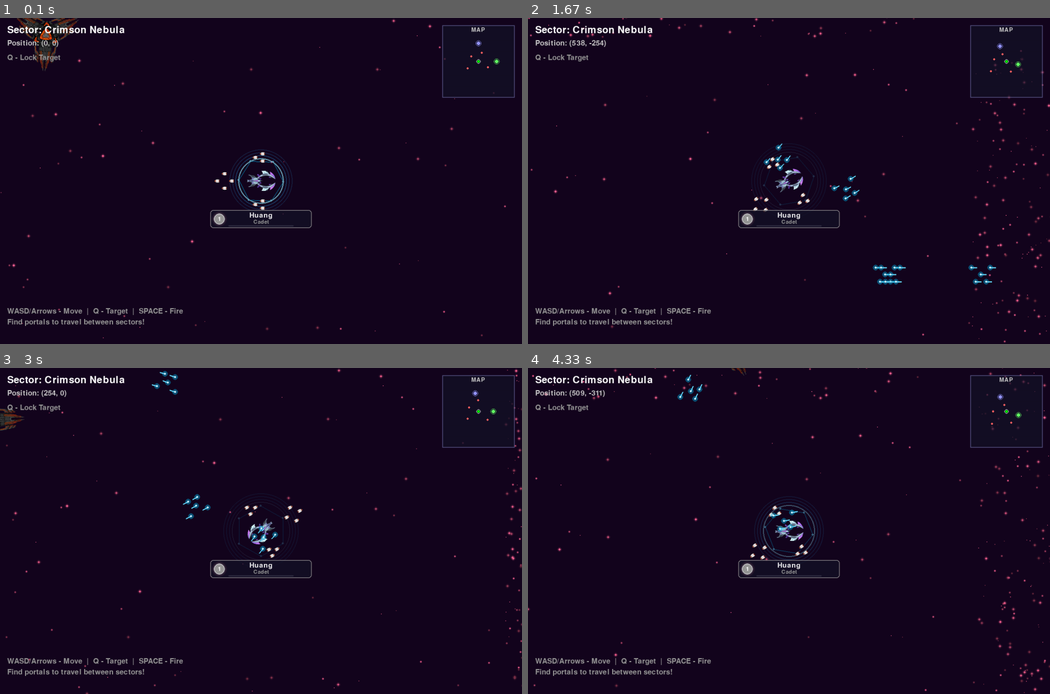
Above: before the commit, frames 1-4 (two rows, left to right).
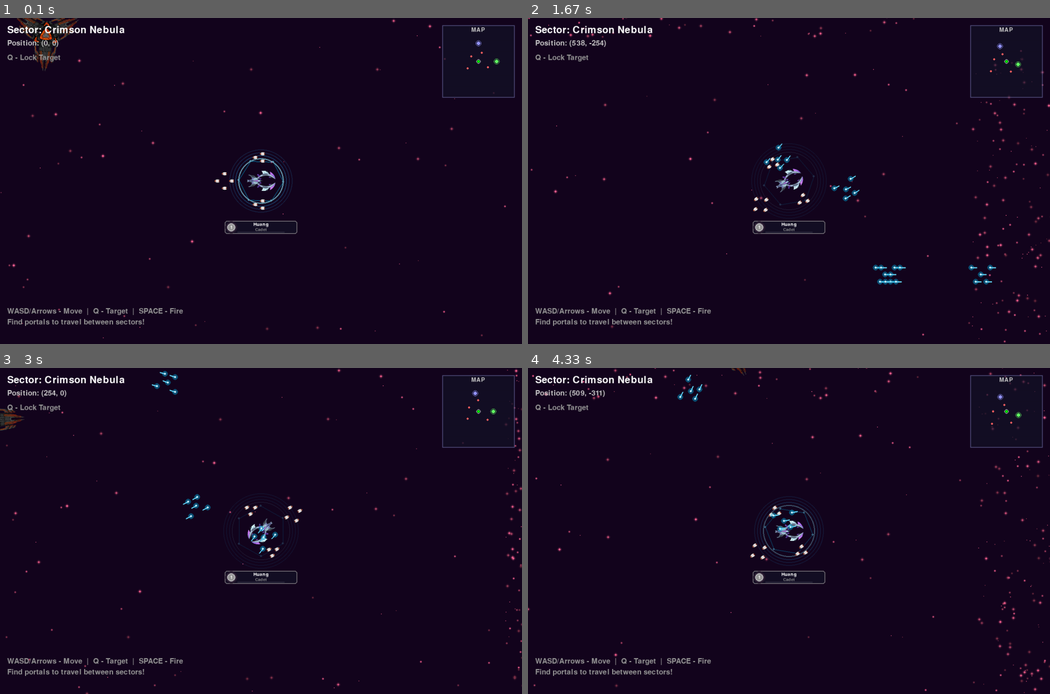
Above: after the commit, the same moments.

Repository: EvoGitH/Pygame-Space-Invader
Game: pygame game, started from Space-Explorer-Game.py
The game is run twice, just before and just after one commit, with the same random seed, the same clock (stepped at 60 frames per second) and the same inputs.
Inputs:
- Up to frame 1 (0.1 s): no input
- Up to frame 2 (1.67 s): tap Space at 0.33, 0.73, 1.03, 1.23, 1.57 s; hold Right 0.67-1.13 s; hold Up 1.17-1.47 s; hold Right from 1.5 s (still down)
- Up to frame 3 (3 s): tap Space at 1.87, 2.07, 2.37, 2.63, 2.97 s; release Right at 1.97 s; hold Left 2-2.53 s; hold Down 2.57-2.87 s; hold Left from 2.9 s (still down)
- Up to frame 4 (4.33 s): tap Space at 3.27, 3.4, 3.8, 4.1 s; release Left at 3.3 s; hold Up 3.33-3.7 s; hold Right from 3.73 s (still down)

The runs differ from the first frame. In frame 1, 0.5% of the frame differs, in the area x 40-60%, y 58-67%; in frame 2, 0.5%; in frame 3, 0.5%; in frame 4, 0.5%.

Commit message:
Resize and reposition nameplate to be smaller and lower
- Reduced nameplate width from 280 to 200 pixels
- Reduced nameplate height from 50 to 36 pixels
- Moved nameplate lower (y offset from 80 to 110)
- Scaled down all fonts and elements proportionally
- Adjusted badge radius from 15 to 11 pixels
- Made XP bar smaller (height from 4 to 3 pixels)

🤖 Generated with [Claude Code](https://claude.com/claude-code)

Co-Authored-By: Claude <noreply@anthropic.com>

Diff:
--- a/Space-Explorer-Game.py
+++ b/Space-Explorer-Game.py
@@ -924,24 +924,24 @@
         rank_color = rank_info["color"]
 
         # Nameplate position (below ship)
-        nameplate_y = self.y + 80
+        nameplate_y = self.y + 110
 
         # Create nameplate surface with transparency
-        nameplate_width = 280
-        nameplate_height = 50
+        nameplate_width = 200
+        nameplate_height = 36
         nameplate_surf = pygame.Surface((nameplate_width, nameplate_height), pygame.SRCALPHA)
 
         # Draw background panel with glow
         bg_alpha = 180
         pygame.draw.rect(nameplate_surf, (20, 20, 40, bg_alpha),
-                        (0, 0, nameplate_width, nameplate_height), border_radius=8)
+                        (0, 0, nameplate_width, nameplate_height), border_radius=6)
         pygame.draw.rect(nameplate_surf, (*rank_color, 200),
-                        (0, 0, nameplate_width, nameplate_height), 2, border_radius=8)
+                        (0, 0, nameplate_width, nameplate_height), 2, border_radius=6)
 
         # Draw rank badge (left side)
-        badge_x = 10
+        badge_x = 7
         badge_y = nameplate_height // 2
-        badge_radius = 15
+        badge_radius = 11
 
         # Badge outer glow
         for i in range(3, 0, -1):
@@ -956,29 +956,29 @@
                           (badge_x + badge_radius, badge_y), badge_radius, 2)
 
         # Draw level number in badge
-        level_font = pygame.font.Font(None, 24)
+        level_font = pygame.font.Font(None, 18)
         level_text = level_font.render(str(self.level), True, (255, 255, 255))
         level_rect = level_text.get_rect(center=(badge_x + badge_radius, badge_y))
         nameplate_surf.blit(level_text, level_rect)
 
         # Draw nickname (center-top)
-        nickname_font = pygame.font.Font(None, 28)
+        nickname_font = pygame.font.Font(None, 20)
         nickname_text = nickname_font.render(self.nickname, True, (255, 255, 255))
-        nickname_rect = nickname_text.get_rect(center=(nameplate_width // 2, 15))
+        nickname_rect = nickname_text.get_rect(center=(nameplate_width // 2, 10))
         nameplate_surf.blit(nickname_text, nickname_rect)
 
         # Draw rank name (center-bottom)
-        rank_font = pygame.font.Font(None, 22)
+        rank_font = pygame.font.Font(None, 16)
         rank_text = rank_font.render(rank_name, True, rank_color)
-        rank_rect = rank_text.get_rect(center=(nameplate_width // 2, 33))
+        rank_rect = rank_text.get_rect(center=(nameplate_width // 2, 24))
         nameplate_surf.blit(rank_text, rank_rect)
 
         # Draw XP bar (very bottom)
         if self.level < 13:  # Only show XP bar if not at max level
-            bar_x = 50
-            bar_y = nameplate_height - 8
-            bar_width = nameplate_width - 100
-            bar_height = 4
+            bar_x = 35
+            bar_y = nameplate_height - 6
+            bar_width = nameplate_width - 70
+            bar_height = 3
 
             # XP bar background
             pygame.draw.rect(nameplate_surf, (50, 50, 70, 200),
